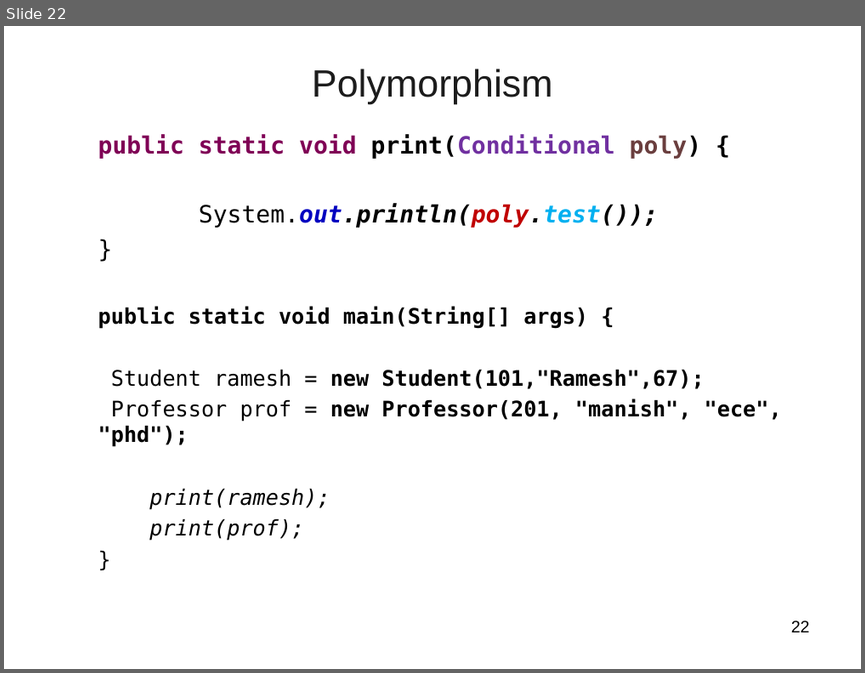
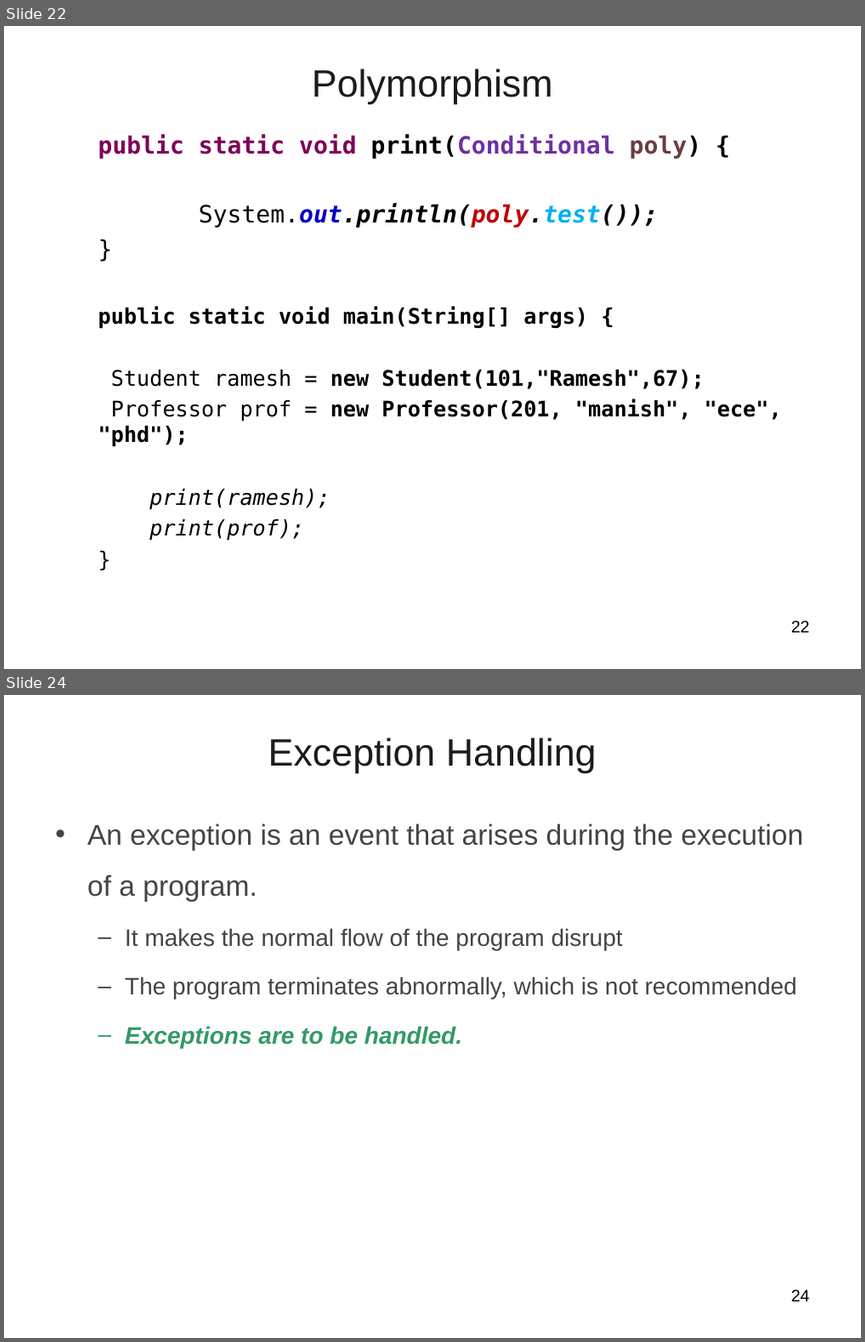
Before and after one commit to vatsanTraining/training_sept_2023, a slide deck: Java_Day_Two.ppt. Shown one above the other, each under a label of ours: slide 22 before the commit, slides 22 and 24 after it; the slides between them are not shown. The pictures are 865x673 and 865x1342 pixels, drawn with LibreOffice and Linux fonts; fonts in the diff are those of the drawing; background and template pictures are left out. Boxes give left, top, right and bottom in pixels: in the first picture for what was removed or moved away, otherwise in the second. Text is boxed around its words. In the diff, an @@ line names an element or a change of style, - is before the commit and + after.

```diff
--- a/Java_Day_Two.ppt
+++ b/Java_Day_Two.ppt
@@ slide 24 added at box(4, 695, 861, 1338), background picture (left out) @@
@@ title added at box(268, 737, 596, 773), 32 pt, text #1C1C1C @@
+Exception Handling
@@ text added at box(87, 823, 803, 1048), 20 pt, text #444444 @@
+• An exception is an event that arises during the execution of a program.
+  – It makes the normal flow of the program disrupt
+  – The program terminates abnormally, which is not recommended
+  – Exceptions are to be handled.
@@ page number added at box(791, 1289, 810, 1301), 14 pt, text #000000 @@
+24
```
Also in this commit, not shown: 61 other slides added, 5 slides removed, 5 other files.
